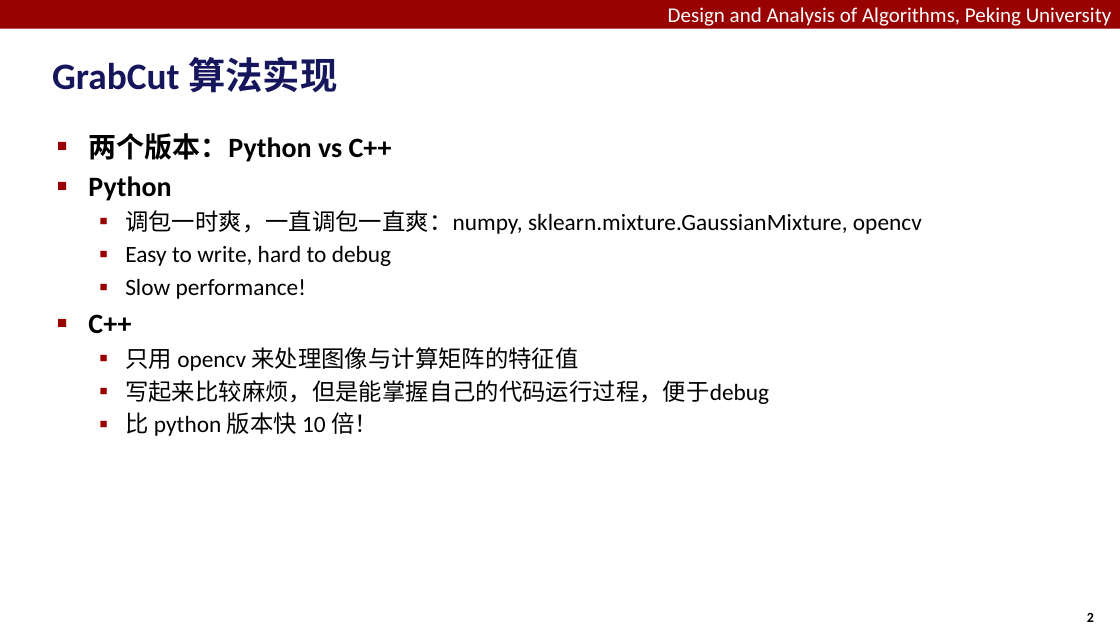
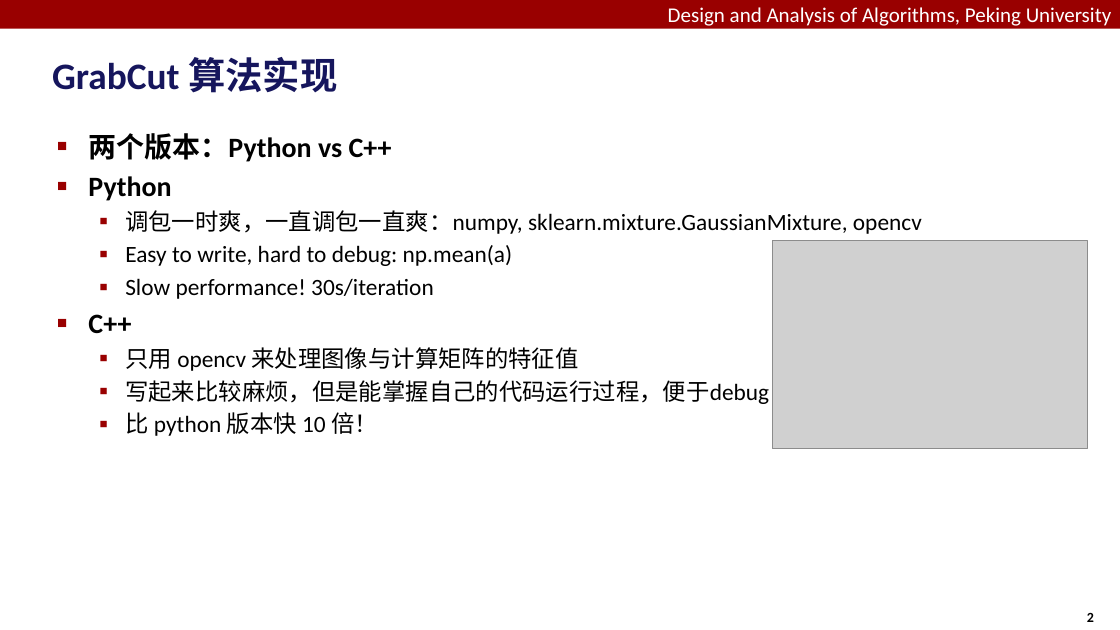
Before and after one commit to hoangmaihuy/grabcut, a slide deck: slide 2 of Grabcut Report.pptx. Drawn at 1120x630 pixels with LibreOffice and Linux fonts; fonts in the diff are those of the drawing; grey boxes stand for pictures. Boxes give left, top, right and bottom in pixels: in the first picture for what was removed or moved away, otherwise in the second. Text is boxed around its words. In the diff, an @@ line names an element or a change of style, - is before the commit and + after.

```diff
--- a/Grabcut Report.pptx
+++ b/Grabcut Report.pptx
@@ text at (125, 245, 513, 299): text changed @@
-  ▪ Easy to write, hard to debug
-  ▪ Slow performance!
+  ▪ Easy to write, hard to debug: np.mean(a)
+  ▪ Slow performance! 30s/iteration
@@ picture added at (772, 240, 1087, 449) @@
```
Also in this commit, not shown: 1 other slide changed, 3 other files.
